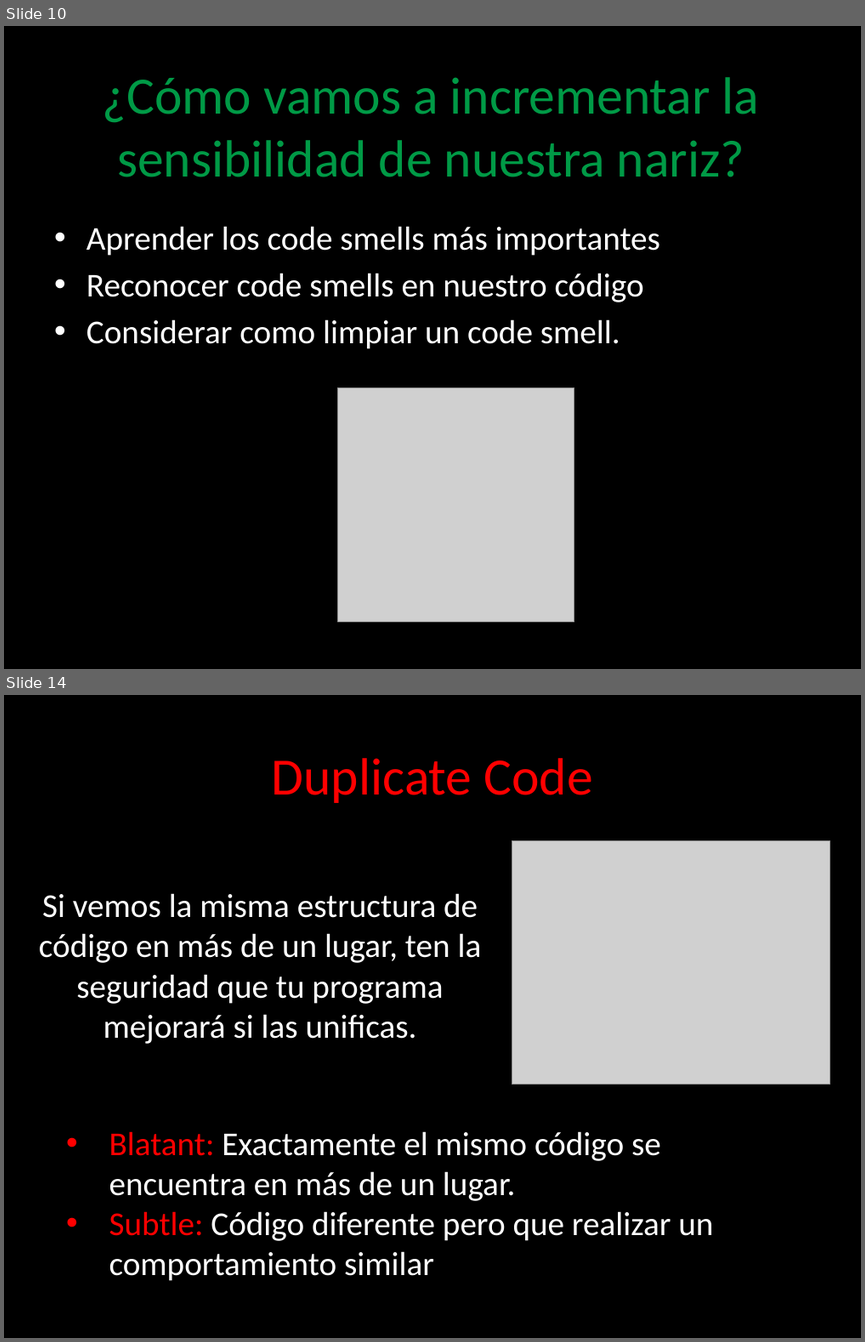
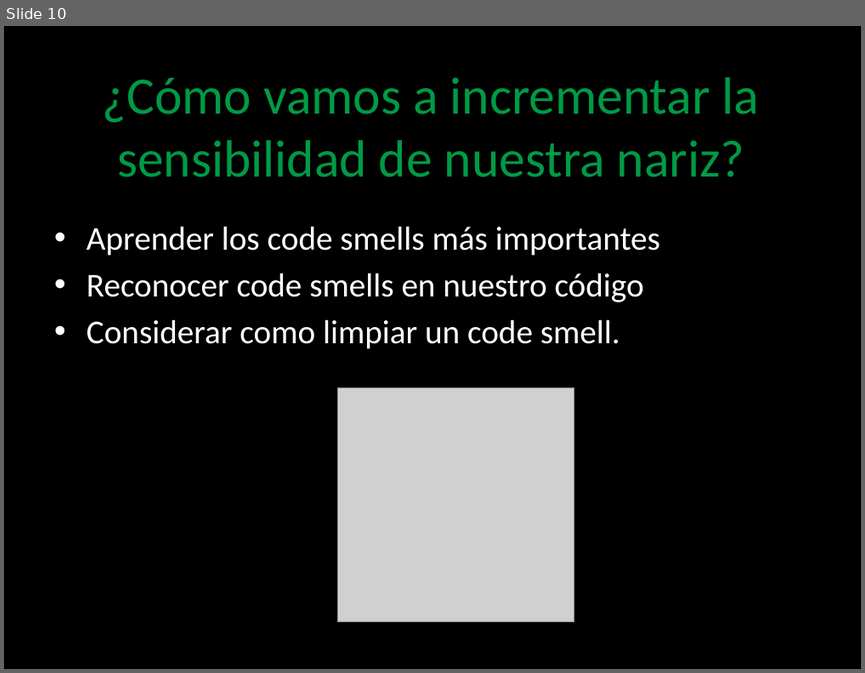
Before and after one commit to angelnunezsalazar/Code-Smells-and-Refactoring, a slide deck: Diapositivas/Code Smells and Refactoring.pptx. Shown one above the other, each under a label of ours: slides 10 and 14 before the commit, slide 10 after it; the slides between them are not shown. The pictures are 865x1342 and 865x673 pixels, drawn with LibreOffice and Linux fonts; fonts in the diff are those of the drawing; grey boxes stand for pictures; background and template pictures are left out. Boxes give left, top, right and bottom in pixels: in the first picture for what was removed or moved away, otherwise in the second. Text is boxed around its words. In the diff, an @@ line names an element or a change of style, - is before the commit and + after.

```diff
--- a/Diapositivas/Code Smells and Refactoring.pptx
+++ b/Diapositivas/Code Smells and Refactoring.pptx
@@ slide 14 removed at [4, 695, 861, 1338], background picture (left out) @@
@@ title removed at [272, 758, 593, 803] @@
-Duplicate Code
@@ picture removed at [511, 840, 830, 1083] @@
@@ text removed at [39, 893, 482, 1043] @@
-Si vemos la misma estructura de código en más de un lugar, ten la seguridad que tu programa mejorará si las unificas.
@@ text removed at [109, 1131, 713, 1281] @@
-• Blatant: Exactamente el mismo código se encuentra en más de un lugar.
-• Subtle: Código diferente pero que realizar un comportamiento similar
```
Also in this commit, not shown: 1 slide changed, 16 other slides removed.
